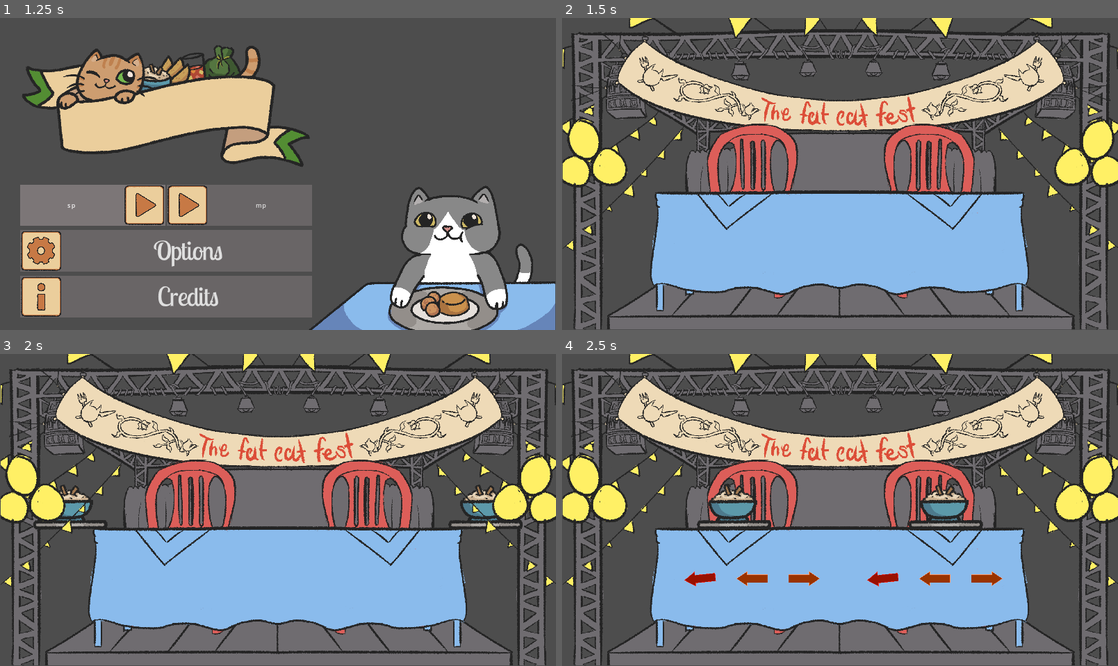
Above: before the commit, frames 1-4 (two rows, left to right).
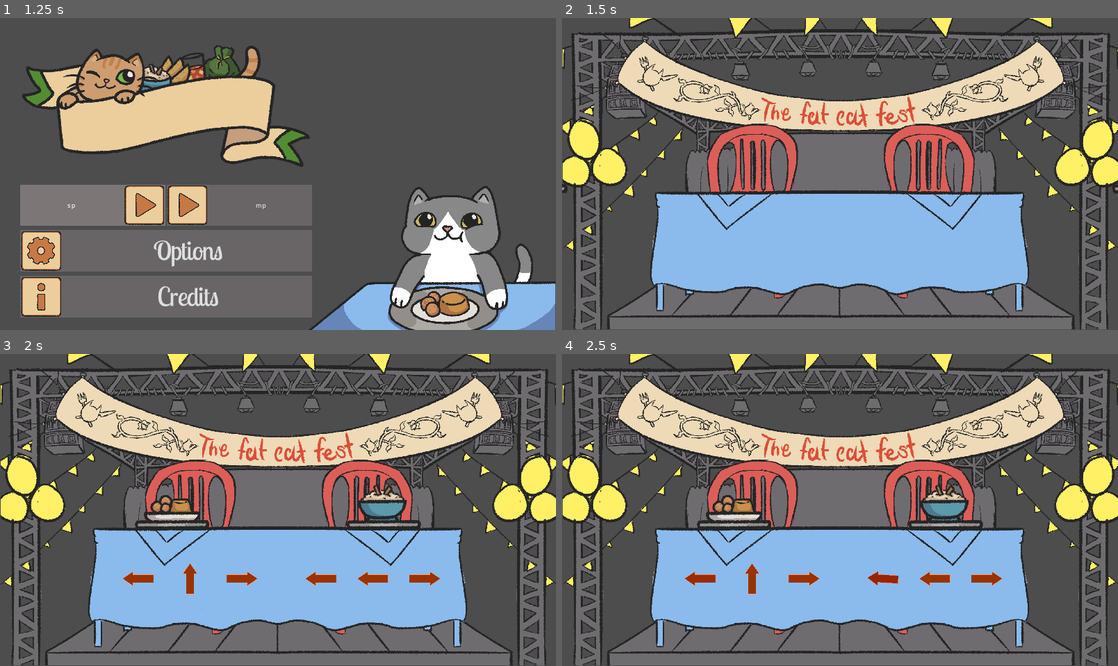
Above: after the commit, the same moments.

Repository: soetgdeznsgk/GGJ24---Fat-Cat-Fest
Game: Godot game, scene res://Escenas/Menus/menu_principal.tscn
Same seed, same stepped clock (60 frames per second), same inputs: the game is played once before the commit and once after it. The engine's default icon, where the game draws it, is replaced by a stand-in: a white triangle on a blue panel in a dark square.
Inputs (mouse positions are in pixels of both pictures, inside the frame that each line leads up to):
- Up to frame 1 (1.25 s): click "Play" at 0.5 s
- Up to frame 2 (1.5 s): click "sp" at 1.25 s
- Up to frame 3 (2 s): no input
- Up to frame 4 (2.5 s): move the mouse to (962, 494) at 2.02 s; hold Right (DerechaPj1) from 2.03 s (still down); tap S (AbajoPj2) at 2.1 s; click (962, 494) at 2.17 s

Frame 1 is identical in both runs. In frame 2, less than 0.1% of the frame differs, in the area x 0-100%, y 53-57%; in frame 3, 4.1%, in the area x 5-94%, y 41-78%; in frame 4, 1.2%.

Commit message:
Squashed commit of the following:
commit e09aa50ffaa881efe550719c10803668cc71b237
Author: Santiago Reyes <sreyeso@unal.edu.co>
Date:   Wed Jan 24 20:53:30 2024 -0500

    coso, ya sirveeeeeeeeeeeeeeeeeeeeee

    git blame pablo

commit 2a5972b175d2f12d980ed2e668b7252bcb8994a0
Author: Pab10Suarez <retroguias47@gmail.com>
Date:   Wed Jan 24 19:16:07 2024 -0500

    coso, no sirveeeeeeeeeeeeeeeeeeeee

commit 3f133fe3043b11cebc8b570d0da0f612369cea6f
Author: SantBl18 <sballenl@unal.edu.co>
Date:   Wed Jan 24 18:52:04 2024 -0500

    Buñuelo y natilla añadido

    masenko HAAAA

commit 512be84815302dbbf0dd3749ef01f25b51af9a7a
Author: SantBl18 <sballenl@unal.edu.co>
Date:   Wed Jan 24 17:41:14 2024 -0500

    Añadido de salpicon y tamal

    masenko ha

commit 8fccc0b3e74d409b1ee90b6d33dd87c1ba201ad0
Merge: 8c6c2e5 f95f6f3
Author: SantBl18 <sballenl@unal.edu.co>
Date:   Wed Jan 24 17:11:51 2024 -0500

    Merge branch 'FOOD' of https://github.com/soetgdeznsgk/GGJ24 into FOOD

commit 8c6c2e55d1e90f1d76f1e63b60f7cd0166c475de
Merge: fb674cd 464c123
Author: SantBl18 <sballenl@unal.edu.co>
Date:   Wed Jan 24 16:41:23 2024 -0500

    Merge remote-tracking branch 'origin/TercerMerge' into FOOD

Diff:
--- a/Escenas/Maingame/comandos.gd
+++ b/Escenas/Maingame/comandos.gd
@@ -97,13 +97,14 @@
 		comandoNodos[i].position = Vector2((i+1)*128, 51)
 		comandoNodos[i].self_modulate = Color(1,1,1,1)
 
-	if comandosConFlechas.size() == 0:
+
+	if comandosConFlechas.size() == numeroMitadComida:
+		Eventos.mediaComida.emit(jugador)
+	elif comandosConFlechas.size() == 3:
+		Eventos.comidaAPuntoDeTerminar.emit(jugador)
+	elif comandosConFlechas.size() == 0:
 		# Emitir que ya se comió todo
 		Eventos.comandosAcabados.emit(jugador)
-	if comandosConFlechas.size() == numeroMitadComida:
-		Eventos.mediaComida.emit(jugador)
-	if comandosConFlechas.size() <= 3:
-		Eventos.comidaAPuntoDeTerminar.emit(jugador)
 
 
 func actualizar_flechas():
--- a/Escenas/Recetas/ArrozConLeche.tscn
+++ b/Escenas/Recetas/ArrozConLeche.tscn
@@ -1,9 +1,9 @@
-[gd_scene load_steps=3 format=3 uid="uid://b02b22kxe33wt"]
+[gd_scene load_steps=3 format=3 uid="uid://bmavo48du568q"]
 
 [ext_resource type="Texture2D" uid="uid://c1jj1nsn8fb21" path="res://Sprites/Comidas/ArrozconLeche.png" id="1_6bmn3"]
-[ext_resource type="Script" path="res://Logica/Buñuelo.gd" id="2_b88vv"]
+[ext_resource type="Script" path="res://Logica/ArrozConLeche.gd" id="2_b88vv"]
 
-[node name="Buñuelo" type="Sprite2D"]
+[node name="ArrozConLeche" type="Sprite2D"]
 scale = Vector2(0.8, 0.8)
 texture = ExtResource("1_6bmn3")
 hframes = 3
--- /dev/null
+++ b/Escenas/Recetas/BuñueloyNatilla.tscn
@@ -0,0 +1,10 @@
+[gd_scene load_steps=3 format=3 uid="uid://dx6vyeeod0lx4"]
+
+[ext_resource type="Texture2D" uid="uid://dese2x2xusi1m" path="res://Sprites/Comidas/BuñueloyNatilla.png" id="1_6uqg5"]
+[ext_resource type="Script" path="res://Logica/BuñueloYNatilla.gd" id="2_7jofp"]
+
+[node name="BuñueloyNatilla" type="Sprite2D"]
+scale = Vector2(0.8, 0.8)
+texture = ExtResource("1_6uqg5")
+hframes = 3
+script = ExtResource("2_7jofp")
--- a/Escenas/Recetas/Empanada.tscn
+++ b/Escenas/Recetas/Empanada.tscn
@@ -1,7 +1,7 @@
-[gd_scene load_steps=3 format=3 uid="uid://bybowq4jl4v8o"]
+[gd_scene load_steps=3 format=3 uid="uid://dqkg3vvhrdtuf"]
 
 [ext_resource type="Texture2D" uid="uid://0ji2j53y2u8y" path="res://Sprites/Comidas/Empanada.png" id="1_vv8dq"]
-[ext_resource type="Script" path="res://Logica/Pan.gd" id="2_5cgpa"]
+[ext_resource type="Script" path="res://Logica/Empanada.gd" id="2_5cgpa"]
 
 [node name="Empanada" type="Sprite2D"]
 scale = Vector2(0.8, 0.8)
--- /dev/null
+++ b/Escenas/Recetas/Salpicon.tscn
@@ -0,0 +1,10 @@
+[gd_scene load_steps=3 format=3 uid="uid://gd03ibyhfgq7"]
+
+[ext_resource type="Texture2D" uid="uid://dvd20fim58of4" path="res://Sprites/Comidas/Salpicon.png" id="1_yxqlv"]
+[ext_resource type="Script" path="res://Logica/Salpicon.gd" id="2_q0ocw"]
+
+[node name="Salpicon" type="Sprite2D"]
+scale = Vector2(0.8, 0.8)
+texture = ExtResource("1_yxqlv")
+hframes = 3
+script = ExtResource("2_q0ocw")
--- /dev/null
+++ b/Escenas/Recetas/Tamal.tscn
@@ -0,0 +1,10 @@
+[gd_scene load_steps=3 format=3 uid="uid://coly6q8nef2w0"]
+
+[ext_resource type="Texture2D" uid="uid://b8mu2ol7fhiae" path="res://Sprites/Comidas/Tamal.png" id="1_ka4nc"]
+[ext_resource type="Script" path="res://Logica/Tamal.gd" id="2_myk2b"]
+
+[node name="Tamal" type="Sprite2D"]
+scale = Vector2(0.8, 0.8)
+texture = ExtResource("1_ka4nc")
+hframes = 3
+script = ExtResource("2_myk2b")
--- a/Logica/Buñuelo.gd
+++ b/Logica/ArrozConLeche.gd
@@ -1,3 +1,3 @@
-extends Node
+extends Sprite2D
 var nombre= "ArrozConLeche"
 var moveset = [Enums.Izquierda, Enums.Izquierda, Enums.Derecha, Enums.Abajo, Enums.Derecha, Enums.Arriba, Enums.Arriba, Enums.Izquierda, Enums.Abajo]
--- /dev/null
+++ b/Logica/BuñueloYNatilla.gd
@@ -0,0 +1,3 @@
+extends Sprite2D
+var nombre= "BuñueloyNatilla"
+var moveset = [Enums.Izquierda, Enums.Arriba, Enums.Derecha, Enums.Izquierda, Enums.Derecha, Enums.Arriba, Enums.Arriba, Enums.Izquierda, Enums.Abajo]
--- /dev/null
+++ b/Logica/Empanada.gd
@@ -0,0 +1,3 @@
+extends Sprite2D
+var nombre= "Empanada"
+var moveset = [Enums.Izquierda, Enums.Arriba, Enums.Derecha, Enums.Izquierda, Enums.Derecha, Enums.Arriba, Enums.Arriba, Enums.Izquierda, Enums.Abajo]
--- a/Logica/Pan.gd
+++ b/Logica/Salpicon.gd
@@ -1,3 +1,3 @@
-extends Node
-var nombre= "Empanada"
+extends Sprite2D
+var nombre= "Salpicon"
 var moveset = [Enums.Izquierda, Enums.Arriba, Enums.Derecha, Enums.Izquierda, Enums.Derecha, Enums.Arriba, Enums.Arriba, Enums.Izquierda, Enums.Abajo]
--- /dev/null
+++ b/Logica/Tamal.gd
@@ -0,0 +1,3 @@
+extends Sprite2D
+var nombre= "Tamal"
+var moveset = [Enums.Izquierda, Enums.Arriba, Enums.Derecha, Enums.Izquierda, Enums.Derecha, Enums.Arriba, Enums.Arriba, Enums.Izquierda, Enums.Abajo]
--- a/Logica/comidas.gd
+++ b/Logica/comidas.gd
@@ -1,7 +1,8 @@
 extends Node2D
 const recetasString = ["res://Escenas/Recetas/ArrozConLeche.tscn",\
-"res://Escenas/Recetas/Empanada.tscn"]
-const recetasSize=2
+"res://Escenas/Recetas/Empanada.tscn", "res://Escenas/Recetas/Salpicon.tscn",\
+"res://Escenas/Recetas/Tamal.tscn", "res://Escenas/Recetas/BuñueloyNatilla.tscn"]
+const recetasSize=5
 #diccionario key: es el nombre de la receta(en la escena)
 #            value: nodo instanciado de la receta
 var recetas1 :={}
@@ -17,9 +18,25 @@
 func _ready():
 	preloadRecetas()
 	generarListaRecetas()
+	Eventos.mediaComida.connect(cambiarSpriteMediaComida)
+	Eventos.comidaAPuntoDeTerminar.connect(cambiarSpriteFinal)
 	Eventos.comandosAcabados.connect(entradaReceta)
 	entradaReceta(1)
 	entradaReceta(2)
+
+func cambiarSpriteMediaComida(numeroJugadorActual):
+	match numeroJugadorActual:
+		1:
+			recetaActualJugador1.set_frame(1)
+		2:
+			recetaActualJugador2.set_frame(1)
+
+func cambiarSpriteFinal(numeroJugadorActual):
+	match numeroJugadorActual:
+		1:
+			recetaActualJugador1.set_frame(2)
+		2:
+			recetaActualJugador2.set_frame(2)
 
 #carga todas las recetas y las coloca en el diccionario pal jugador 1 y 2
 func preloadRecetas():
@@ -33,60 +50,50 @@
 		recetas1[recetainstanciada1.nombre]=recetainstanciada1
 		recetas2[recetainstanciada2.nombre]=recetainstanciada2
 
-
 func generarListaRecetas():
 	var rng = RandomNumberGenerator.new()
-	print(recetas1)
 	var receta1
 	var receta2
 	for i in range(recetasSize):
 		#ARREGLAR COSO
-		receta1 = recetas1.values()[rng.randi_range(0, recetas1.size() - 1)]
-		receta2 = recetas2.values()[rng.randi_range(0, recetas2.size() - 1)]
+		receta1 = recetas1.values()[rng.randi() % recetas1.size()]
+		receta2 = recetas2.values()[rng.randi() % recetas2.size()]
 		recetas1.erase(receta1.nombre)
 		recetas2.erase(receta2.nombre)
 		listaRecetasJugador1.append(receta1)
 		listaRecetasJugador2.append(receta2)
 
-func manejarCambioReceta():
-	print("hola")
-
 func entradaReceta(numeroJugador):
 	match numeroJugador:
 		1:
 			if recetaActualJugador1!=null:
-				print("papupro",recetaActualJugador1)
 				animacion_salida(1)
 			recetaActualJugador1 = listaRecetasJugador1.pop_back()
 			if recetaActualJugador1!=null:
 				recetaPlayer1.add_child(recetaActualJugador1)
+				print(recetaActualJugador1.frame)
 				animacion_entrada(1)
-			if recetaActualJugador1==null:
+			else:
 				print("aca se manda a que el P1 gane el juego")
 		2:
 			if recetaActualJugador2!=null:
-				print("papupro2")
 				animacion_salida(2)
+
 			recetaActualJugador2 = listaRecetasJugador2.pop_back()
 			if recetaActualJugador2!=null:
 				recetaPlayer2.add_child(recetaActualJugador2)
+
 				animacion_entrada(2)
 			else:
 				print("aca se manda a que el P2 gane el juego")
-	print(listaRecetasJugador1)
-
-# por alguna razon esto no funciona
-func salidaReceta():
-	animacion_salida(1)
-	animacion_salida(2)
 
 func enviar_moveset(numeroJugador,recetamoveset):
 	Eventos.nuevaComida.emit(numeroJugador,recetamoveset)
-	print("enviando moveset --> ",recetamoveset)
 
 func animacion_entrada(numeroJugador):
 	#tween que mueve a la receta actual
 	var tween=create_tween()
+	tween.set_ease(Tween.EASE_IN)
 	var recetaAMover
 	var direccionMov=Vector2.ZERO
 	match numeroJugador:
@@ -97,13 +104,15 @@
 			recetaAMover=recetaActualJugador2
 			direccionMov=Vector2(-790,0)
 	#print(recetaActual.moveset)
-	tween.tween_property(recetaAMover,"position",direccionMov,1)
+
+	tween.tween_property(recetaAMover,"position",direccionMov,.5)
 	tween.tween_callback(enviar_moveset.bind(numeroJugador,recetaAMover.moveset))
 	#tween.tween_callback(prueba.bind(recetaAMover))
 
 
 func animacion_salida(numeroJugador):
 	var tween=create_tween()
+	tween.set_ease(Tween.EASE_OUT)
 	var recetaAMover
 	var direccionMov=Vector2.ZERO
 	match numeroJugador:
@@ -113,7 +122,5 @@
 		2:
 			recetaAMover=recetaActualJugador2
 			direccionMov=Vector2(0,0)
-	print(recetaAMover)
-	tween.tween_property(recetaAMover,"position",direccionMov,1)
-	tween.tween_callback(manejarCambioReceta)
+	tween.tween_property(recetaAMover,"position",direccionMov,.5)
 	tween.tween_callback(recetaAMover.queue_free)
Binary file added: Sprites/Comidas/BuñueloyNatilla.png
Not shown, added: Sprites/Comidas/BuñueloyNatilla.png.import
Binary file added: Sprites/Comidas/Salpicon.png
Not shown, added: Sprites/Comidas/Salpicon.png.import
Binary file added: Sprites/Comidas/Tamal.png
Not shown, added: Sprites/Comidas/Tamal.png.import
